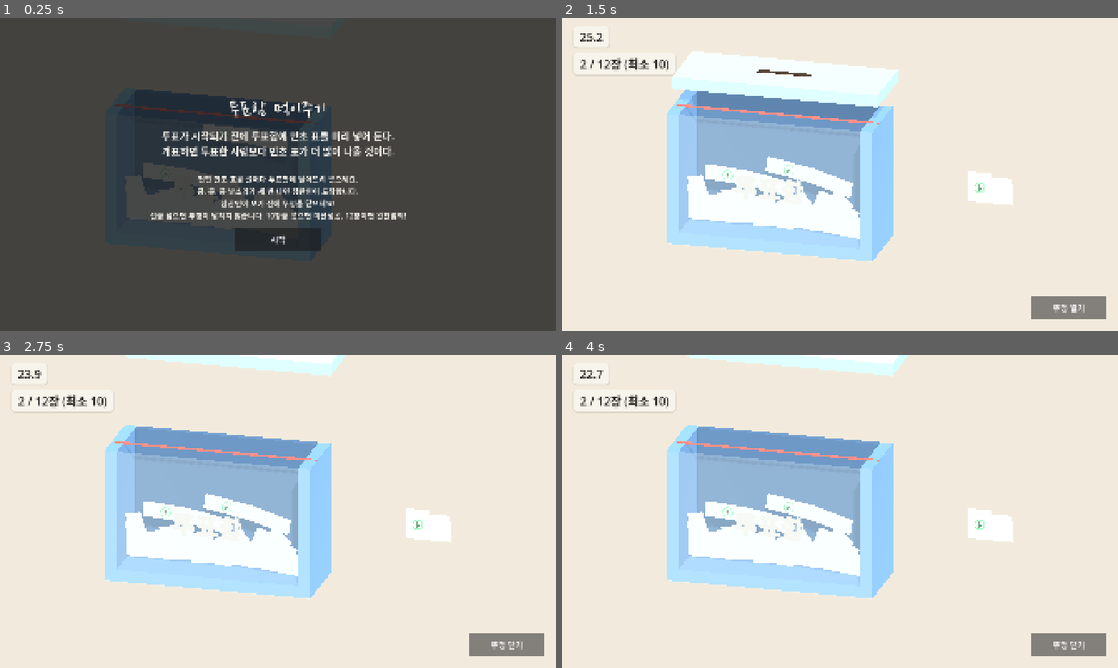
Above: before the commit, frames 1-4 (two rows, left to right).
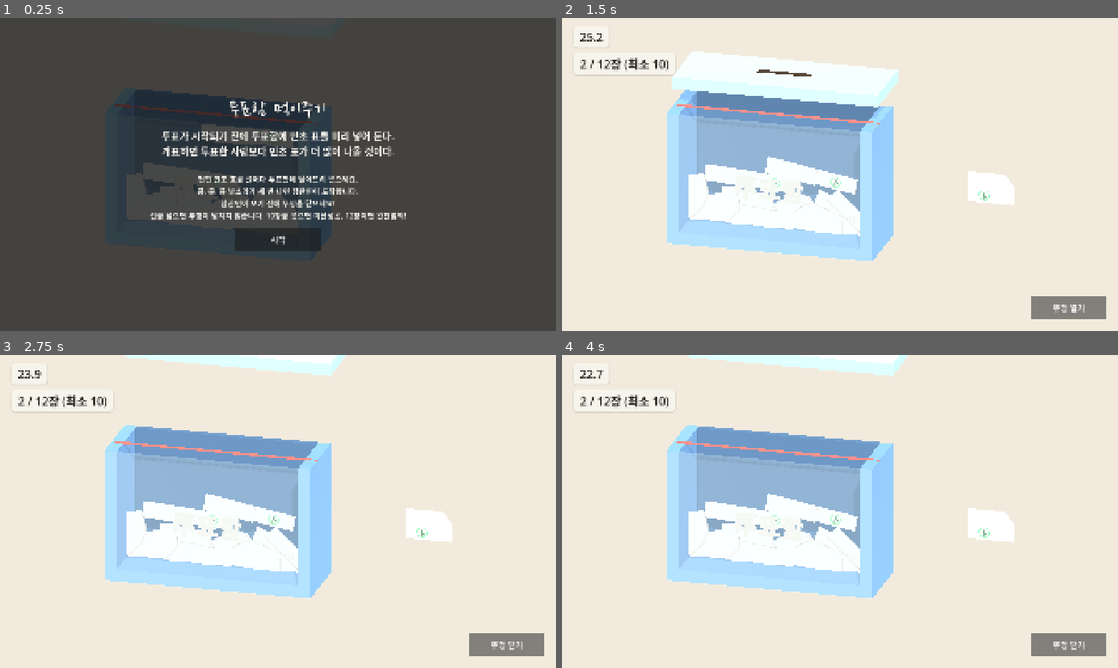
Above: after the commit, the same moments.

Repository: hahaha13791/mincho-game
Game: Godot game, scene res://minigames/ballot_box/ballot_box.tscn
Two runs of this game, one before a commit and one after it. Both use one fixed random seed, a clock stepped at 60 frames per second and the inputs below. This scene is started directly instead of the project's main scene.
Inputs:
- Up to frame 1 (0.25 s): no input
- Up to frame 2 (1.5 s): click "시작" at 0.5 s; click "뚜껑 닫기" at 1.25 s
- Up to frame 3 (2.75 s): click "뚜껑 열기" at 2 s
- Up to frame 4 (4 s): click "뚜껑 닫기" at 2.75 s; click "뚜껑 열기" at 3.5 s

The runs differ from the first frame. In frame 1, 0.4% of the frame differs, in the area x 22-54%, y 34-68%; in frame 2, 0.7%, in the area x 22-82%, y 46-71%; in frame 3, 0.7%; in frame 4, 0.7%.

Commit message:
feat(minigames/ballot_box): 표 모양마다 접힌 단서(겹친 단·그림자·뒷면 색) 넣기
- ㄱ자: 띠를 45° 대각선으로 꺾은 쪽지. 세로 팔은 뒤집힌 면
- 긴 띠: 끝을 접어 넘긴 두 겹 + 둥글게 말린 접힌 끝
- 네모: 가운데 반 접은 선 + 귀퉁이 접힘
반만 들린 V자 카드는 정면 카메라에서 잘린 종이처럼 보였다. 충돌 모양은 그대로

Co-Authored-By: Claude Opus 5.5 <noreply@anthropic.com>

Diff:
--- a/minigames/ballot_box/ballot_paper.gd
+++ b/minigames/ballot_box/ballot_paper.gd
@@ -1,16 +1,22 @@
 class_name BallotPaper
 extends RigidBody3D
 ## 접힌 표 한 장. 몸 중심 기준 직사각형(Rect2) 조각을 이어 붙인 모양. 평면(z=0)에서만 움직인다.
-## 충돌은 조각마다 상자. 겉모습은 한 번 접은 흰 종이: 한 면은 카메라를 보고 눕고, 나머지 면은 접힌 선에서
-## 살짝 들려 V자로 벌어진다. 한 조각짜리는 반으로 접고, 여러 조각이면 첫 조각이 바닥 면, 나머지가 들린 면.
+## 충돌은 조각마다 상자. 겉모습은 모양마다 접힌 단서(겹친 단 + 그림자, 접힌 가장자리, 뒷면 색)를 넣는다:
+##   ㄱ자 = 띠를 45° 대각선으로 꺾은 쪽지 / 긴 띠 = 끝을 접어 넘긴 두 겹 / 네모 = 반 접은 선 + 귀퉁이 접힘.
+## 종이는 카메라(+z)를 보고, 위에 덮인 겹일수록 z가 크다.
 
 const STAMP_MARK: PackedScene = preload("res://common/stamp_mark.tscn")
 const DEPTH: float = 0.5 # 충돌 두께(z). 겉모습은 이보다 얇다
-const SHEET_T: float = 0.04 # 종이 두께
-const LIFT: float = deg_to_rad(15.0) # 들린 면이 카메라 쪽으로 벌어지는 각도
+const SHEET_T: float = 0.06 # 종이 한 겹 두께. 겹친 단이 정면에서도 보이게 실제보다 두껍게
+const SHADOW_OFFSET: Vector2 = Vector2(0.035, -0.035) # 윗겹이 아랫겹에 드리우는 그림자(오른쪽 아래)
+const STRIP_COVER: float = 0.55 # 긴 띠에서 접어 넘긴 윗겹이 덮는 길이 비율
+const DOG_EAR: float = 0.35 # 네모 표 귀퉁이 접힌 크기
 const STAMP_SCALE: float = 0.7
 
 var rects: Array = []
+var _front: StandardMaterial3D
+var _back: StandardMaterial3D # 접혀서 뒤집힌 면
+var _shade: StandardMaterial3D # 겹친 단 그림자·접힌 선
 
 
 ## stamped = false면 기표 없이(뒤집힌 면). 여러 장 겹친 더미에서 기표가 어지럽게 겹치지 않게
@@ -30,73 +36,136 @@
 		col.shape = box
 		col.position = Vector3(r.get_center().x, r.get_center().y, 0.0)
 		add_child(col)
-	var mat: StandardMaterial3D = StandardMaterial3D.new()
-	mat.albedo_color = paper
-	mat.roughness = 1.0
-	var base: Rect2 = rects[0]
-	if rects.size() == 1: # 반으로 접기: 긴 쪽의 뒤쪽 절반이 들린 면
-		if _vertical(base):
-			_flap(Rect2(base.position.x, base.get_center().y, base.size.x, base.size.y / 2.0), mat)
-			base.size.y /= 2.0
-		else:
-			_flap(Rect2(base.get_center().x, base.position.y, base.size.x / 2.0, base.size.y), mat)
-			base.size.x /= 2.0
-	for i in range(1, rects.size()):
-		_flap(_visible_part(i), mat)
-	var flat: MeshInstance3D = _sheet(base.size, mat)
-	flat.position = Vector3(base.get_center().x, base.get_center().y, 0.0)
-	add_child(flat)
+	_front = _mat(paper)
+	_back = _mat(paper.darkened(0.16)) # 조명을 받으면 거의 하얘져서 이 정도는 어둡게 해야 앞면과 갈린다
+	_shade = _mat(paper.darkened(0.35))
+	var stamp_at: Vector2
+	if rects.size() == 2:
+		stamp_at = _build_note(rects[0], rects[1])
+	elif rects[0].size.x >= rects[0].size.y * 2.5:
+		stamp_at = _build_strip(rects[0])
+	else:
+		stamp_at = _build_square(rects[0])
 	if not stamped:
 		return
 	var stamp: Node3D = STAMP_MARK.instantiate()
 	stamp.ink = ink
 	stamp.scale = Vector3.ONE * STAMP_SCALE
 	stamp.rotation.x = PI / 2.0 # 원래 눕혀 찍는 자국이라 세워서 카메라 쪽(+z)을 보게
-	stamp.position.z = SHEET_T / 2.0 + 0.01
-	flat.add_child(stamp)
+	stamp.position = Vector3(stamp_at.x, stamp_at.y, SHEET_T / 2.0 + 0.01)
+	add_child(stamp)
 
 
-static func _vertical(r: Rect2) -> bool:
-	return r.size.y > r.size.x
+# ㄱ자: 가로 팔(앞면, 아랫겹)에서 45° 대각선으로 꺾여 세로 팔(뒷면, 윗겹)로 이어진다.
+# 겹치는 네모 칸의 바깥 모서리 O와 안쪽 모서리 I를 잇는 대각선이 접힌 선. 기표 위치를 돌려준다
+func _build_note(a: Rect2, b: Rect2) -> Vector2:
+	var h: Rect2 = a if a.size.x >= a.size.y else b
+	var v: Rect2 = b if h == a else a
+	var q: Rect2 = h.intersection(v)
+	var hx: float = signf(h.get_center().x - q.get_center().x) # 가로 팔이 뻗는 쪽
+	var vy: float = signf(v.get_center().y - q.get_center().y) # 세로 팔이 뻗는 쪽
+	var o: Vector2 = q.get_center() - Vector2(hx * q.size.x, vy * q.size.y) / 2.0
+	var i: Vector2 = q.get_center() + Vector2(hx * q.size.x, vy * q.size.y) / 2.0
+	var hf: float = h.end.x if hx > 0.0 else h.position.x
+	var vf: float = v.end.y if vy > 0.0 else v.position.y
+	_slab(PackedVector2Array([o, Vector2(hf, o.y), Vector2(hf, i.y), i]), 0.0, _front)
+	_layer(PackedVector2Array([o, i, Vector2(i.x, vf), Vector2(o.x, vf)]))
+	return Vector2((i.x + hf) / 2.0, h.get_center().y)
 
 
-# 앞 조각과 겹치는 시작 부분을 잘라 낸다(ㄱ자 표가 한 장이 꺾여 접힌 것처럼 보이게). 충돌은 그대로
-func _visible_part(i: int) -> Rect2:
-	var r: Rect2 = rects[i]
-	for j in i:
-		var q: Rect2 = rects[j]
-		if not r.intersects(q):
-			continue
-		if _vertical(r) and q.position.y <= r.position.y and q.end.y < r.end.y:
-			r = Rect2(r.position.x, q.end.y, r.size.x, r.end.y - q.end.y)
-		elif not _vertical(r) and q.position.x <= r.position.x and q.end.x < r.end.x:
-			r = Rect2(q.end.x, r.position.y, r.end.x - q.end.x, r.size.y)
-	return r
+# 긴 띠: 왼쪽 끝을 접어 넘겨 윗겹(뒷면)이 앞쪽 STRIP_COVER만큼 덮는다. 접힌 끝은 둥글게 말린 가장자리
+# shortcut: 가로로 긴 띠만 가정(SHAPES가 다 가로). 세로 띠를 넣으면 축을 바꿔 그려야 한다
+func _build_strip(r: Rect2) -> Vector2:
+	_slab(_rect_poly(r), 0.0, _front)
+	var cover: float = r.size.x * STRIP_COVER
+	_layer(_rect_poly(Rect2(r.position.x + SHEET_T, r.position.y, cover - SHEET_T, r.size.y)))
+	var fold: MeshInstance3D = MeshInstance3D.new()
+	var cyl: CylinderMesh = CylinderMesh.new() # 세로축 원기둥 = 위아래 겹을 잇는 말린 끝
+	cyl.top_radius = SHEET_T
+	cyl.bottom_radius = SHEET_T
+	cyl.height = r.size.y
+	cyl.radial_segments = 12
+	cyl.material = _back
+	fold.mesh = cyl
+	fold.position = Vector3(r.position.x + SHEET_T, r.get_center().y, SHEET_T / 2.0)
+	add_child(fold)
+	return Vector2((r.position.x + cover + r.end.x) / 2.0, r.get_center().y)
 
 
-# 들린 면: r의 시작 변(왼쪽 또는 아래)이 접힌 선. 그 선을 축으로 카메라 쪽(+z)으로 LIFT만큼 들린다
-func _flap(r: Rect2, mat: StandardMaterial3D) -> void:
-	var hinge: Node3D = Node3D.new()
-	var sheet: MeshInstance3D = _sheet(r.size, mat)
-	if _vertical(r):
-		hinge.position = Vector3(r.get_center().x, r.position.y, 0.0)
-		hinge.rotation.x = LIFT
-		sheet.position.y = r.size.y / 2.0
-	else:
-		hinge.position = Vector3(r.position.x, r.get_center().y, 0.0)
-		hinge.rotation.y = -LIFT
-		sheet.position.x = r.size.x / 2.0
-	hinge.add_child(sheet)
-	add_child(hinge)
+# 네모: 가운데 가로로 반 접은 선(얇은 홈) + 오른쪽 위 귀퉁이를 안쪽으로 접어 뒷면 삼각형이 보인다
+func _build_square(r: Rect2) -> Vector2:
+	var x0: float = r.position.x
+	var y0: float = r.position.y
+	var x1: float = r.end.x
+	var y1: float = r.end.y
+	_slab(PackedVector2Array([Vector2(x0, y0), Vector2(x1, y0), Vector2(x1, y1 - DOG_EAR), Vector2(x1 - DOG_EAR, y1), Vector2(x0, y1)]), 0.0, _front)
+	# 잘린 귀퉁이를 대각선에 대해 뒤집은 삼각형
+	_layer(PackedVector2Array([Vector2(x1, y1 - DOG_EAR), Vector2(x1 - DOG_EAR, y1), Vector2(x1 - DOG_EAR, y1 - DOG_EAR)]))
+	var crease: MeshInstance3D = _slab(_rect_poly(Rect2(x0, r.get_center().y - 0.015, r.size.x, 0.03)), 0.0, _shade)
+	crease.position.z = 0.003 # 앞면 바로 위
+	return Vector2(r.get_center().x - r.size.x * 0.15, (y0 + r.get_center().y) / 2.0)
 
 
-func _sheet(size: Vector2, mat: StandardMaterial3D) -> MeshInstance3D:
+# 아랫겹 위에 덮인 윗겹(뒷면 색) + 아래로 비껴 드리운 그림자
+func _layer(poly: PackedVector2Array) -> void:
+	var shadow: PackedVector2Array = []
+	for p in poly:
+		shadow.append(p + SHADOW_OFFSET)
+	_slab(shadow, SHEET_T * 0.5, _shade)
+	_slab(poly, SHEET_T, _back)
+
+
+# 다각형 poly를 SHEET_T 두께로 뽑은 판. z = 두께 중심
+func _slab(poly: PackedVector2Array, z: float, mat: StandardMaterial3D) -> MeshInstance3D:
+	var st: SurfaceTool = SurfaceTool.new()
+	st.begin(Mesh.PRIMITIVE_TRIANGLES)
+	var front: float = z + SHEET_T / 2.0
+	var back: float = z - SHEET_T / 2.0
+	var tris: PackedInt32Array = Geometry2D.triangulate_polygon(poly)
+	for t in range(0, tris.size(), 3):
+		var p: Array[Vector2] = [poly[tris[t]], poly[tris[t + 1]], poly[tris[t + 2]]]
+		_tri(st, Vector3(p[0].x, p[0].y, front), Vector3(p[1].x, p[1].y, front), Vector3(p[2].x, p[2].y, front), Vector3.BACK)
+		_tri(st, Vector3(p[0].x, p[0].y, back), Vector3(p[1].x, p[1].y, back), Vector3(p[2].x, p[2].y, back), Vector3.FORWARD)
+	var center: Vector2 = Vector2.ZERO
+	for p in poly:
+		center += p / poly.size()
+	for k in poly.size():
+		var a: Vector2 = poly[k]
+		var b: Vector2 = poly[(k + 1) % poly.size()]
+		var n2: Vector2 = (b - a).orthogonal().normalized()
+		if n2.dot((a + b) / 2.0 - center) < 0.0:
+			n2 = -n2
+		var n: Vector3 = Vector3(n2.x, n2.y, 0.0)
+		_tri(st, Vector3(a.x, a.y, front), Vector3(b.x, b.y, front), Vector3(b.x, b.y, back), n)
+		_tri(st, Vector3(a.x, a.y, front), Vector3(b.x, b.y, back), Vector3(a.x, a.y, back), n)
 	var m: MeshInstance3D = MeshInstance3D.new()
-	var mesh: BoxMesh = BoxMesh.new()
-	mesh.size = Vector3(size.x, size.y, SHEET_T)
-	mesh.material = mat
-	m.mesh = mesh
+	m.mesh = st.commit()
+	m.material_override = mat
+	add_child(m)
 	return m
+
+
+# Godot는 시계 방향 감김을 앞면으로 본다. 법선 n 쪽에서 봐서 시계 방향이 되게 순서를 맞춘다
+# (반대면 양면 재질이 법선을 뒤집어 어둡게 칠한다)
+static func _tri(st: SurfaceTool, a: Vector3, b: Vector3, c: Vector3, n: Vector3) -> void:
+	var order: PackedVector3Array = [a, b, c]
+	if (b - a).cross(c - a).dot(n) > 0.0:
+		order = [a, c, b]
+	for v in order:
+		st.set_normal(n)
+		st.add_vertex(v)
+
+
+static func _rect_poly(r: Rect2) -> PackedVector2Array:
+	return PackedVector2Array([r.position, Vector2(r.end.x, r.position.y), r.end, Vector2(r.position.x, r.end.y)])
+
+
+static func _mat(color: Color) -> StandardMaterial3D:
+	var mat: StandardMaterial3D = StandardMaterial3D.new()
+	mat.albedo_color = color
+	mat.roughness = 1.0
+	mat.cull_mode = BaseMaterial3D.CULL_DISABLED # 다각형 감김 방향과 상관없이 보이게
+	return mat
 
 
 ## 대기 중인 표는 위치를 고정하고 충돌도 끈다 (집은 표나 쌓인 표를 밀어내지 않게)
